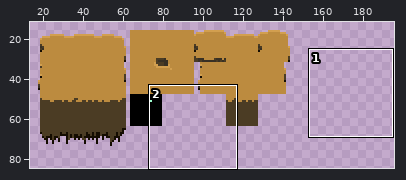
Edited in one commit: sprite sheet (resources/images/tiles16.png). Above: a wide view before the commit, with the close-up outlined.
Close-up. Old version:
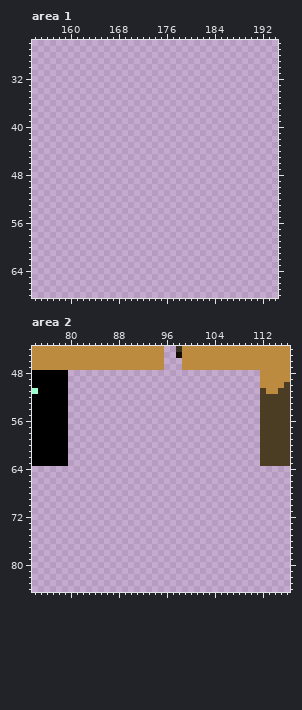
The file is 320x320 pixels. Shown: area 1: x 154..194, y 26..68; area 2: x 74..116, y 44..84. The wide view leaves out empty margins.
Once edited:
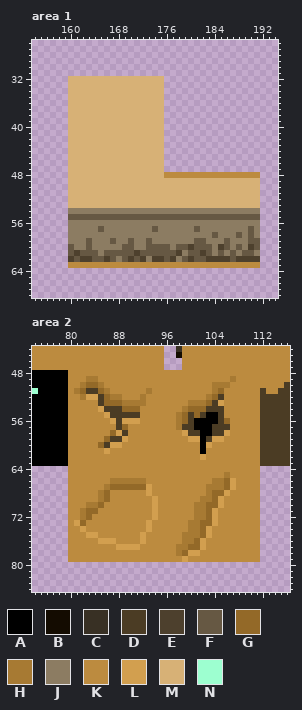
Palette (. is transparent): A #000000  B #140c01  C #383024  D #4b3c24  E #4d402d  F #665843  G #936928  H #a77a33  J #8c7c62  K #bc8b3f  L #d29f4f  M #d7b176  N #9dffd0
Diff:
Changed rows in their new state; - is an unchanged pixel.
Area 1:
first column x 160:
32 MMMMMMMMMMMMMMMM----------------
33 MMMMMMMMMMMMMMMM----------------
34 MMMMMMMMMMMMMMMM----------------
35 MMMMMMMMMMMMMMMM----------------
36 MMMMMMMMMMMMMMMM----------------
37 MMMMMMMMMMMMMMMM----------------
38 MMMMMMMMMMMMMMMM----------------
39 MMMMMMMMMMMMMMMM----------------
40 MMMMMMMMMMMMMMMM----------------
41 MMMMMMMMMMMMMMMM----------------
42 MMMMMMMMMMMMMMMM----------------
43 MMMMMMMMMMMMMMMM----------------
44 MMMMMMMMMMMMMMMM----------------
45 MMMMMMMMMMMMMMMM----------------
46 MMMMMMMMMMMMMMMM----------------
47 MMMMMMMMMMMMMMMM----------------
48 MMMMMMMMMMMMMMMMKKKKKKKKKKKKKKKK
49 MMMMMMMMMMMMMMMMMMMMMMMMMMMMMMMM
50 MMMMMMMMMMMMMMMMMMMMMMMMMMMMMMMM
51 MMMMMMMMMMMMMMMMMMMMMMMMMMMMMMMM
52 MMMMMMMMMMMMMMMMMMMMMMMMMMMMMMMM
53 MMMMMMMMMMMMMMMMMMMMMMMMMMMMMMMM
54 JJJJJJJJJJJJJJJJJJJJJJJJJJJJJJJJ
55 FFFFFFFFFFFFFFFFFFFFFFFFFFFFFFFF
56 JJJJJJJJJJJJJJJJJJJJJJJJJJJJJJJJ
57 JJJJJFJJJJJJJJFJJJJJJFJJJJJJJJFJ
58 JJJJJJJJJJJJJJJJJJJJJJJJFJJJFJFJ
59 JJJFJJJFJJFJJFJJJJJJJFFJJJFJJJFF
60 FJJFJJJJJFFJJFFFFJFFEFFFJEFJFJEF
61 FEFFFJFFFFFEFFFFFFEJFFEFJFJFJFFJ
62 EFEEFFEFJFEFEJEEFEJFEFFEEEEFEEEE
63 KKKKKKKKKKKKKKKKKKKKKKKKKKKKKKKK
Area 2:
first column x 80:
48 KKKKKKKKKKKKKKKKKKKKKKKKKKKKKKKK
49 KKKHHKKKKKKKKKKKKKKKKKKKKKKHKKKK
50 KKHGGHKKKKKKKKKKKKKKKKKKHHHKKKKK
51 KHGDDGHKKKKKKHKKKKKKKKKKHGKKKKKK
52 KKHLLDGHHKKKHKKKKKKKKKKHGDKKKKKK
53 KKKKKDGGGHHHHKKKKKKKHHHGDLKKKKKK
54 KKKKKLDDDGGGKKKKKKKHGGGDDDKKKKKK
55 KKKKKKLDDDDDKKKKKKHGDGDAADKKKKKK
56 KKKKKKKLDLLLKKKKKKHGDAAAADGKKKKK
57 KKKKKKKKDGKKKKKKKKHDDAAADDDKKKKK
58 KKKKKKKGLDKKKKKKKKKLDDAADDLKKKKK
59 KKKKKKGDDLKKKKKKKKKKLLADLLKKKKKK
60 KKKKKGDLLKKKKKKKKKKKKKALKKKKKKKK
61 KKKKKKLKKKKKKKKKKKKKKKAKKKKKKKKK
62 KKKKKKKKKKKKKKKKKKKKKKLKKKKKKKKK
63 KKKKKKKKKKKKKKKKKKKKKKKKKKKKKKKK
64 KKKKKKKKKKKKKKKKKKKKKKKKKKKKKKKK
65 KKKKKKKKKKKKKKKKKKKKKKKKKKHKKKKK
66 KKKKKKKHHHHHHKKKKKKKKKKKHHGLKKKK
67 KKKKKKHGGGGGGLKKKKKKKKKHHHGLKKKK
68 KKKKKHGKKKKKKLKKKKKKKKKHGGLKKKKK
69 KKKKKHGKKKKKKKLKKKKKKKHHGLKKKKKK
70 KKKHHGKKKKKKKKLKKKKKKHHGGLKKKKKK
71 KKHGGKKKKKKKKKLKKKKKKHHGLKKKKKKK
72 KKHGKKKKKKKKKKLKKKKKKHHGLKKKKKKK
73 KLGKKKKKKKKKKLKKKKKKHHGGLKKKKKKK
74 KKLKKKKKKKKKKLKKKKKKHHGLKKKKKKKK
75 KKKLLKKKKKKKLKKKKKKHHHGLKKKKKKKK
76 KKKKKLLLKKKKLKKKKKKHHGLKKKKKKKKK
77 KKKKKKKKLLLLKKKKKKHHGGLKKKKKKKKK
78 KKKKKKKKKKKKKKKKKKHGLLKKKKKKKKKK
79 KKKKKKKKKKKKKKKKKKKLKKKKKKKKKKKK
Changed places in both close-ups, as pixel boxes (x1, y1, x2, y2):
added: (68, 76, 260, 268)
added: (68, 370, 260, 562)
